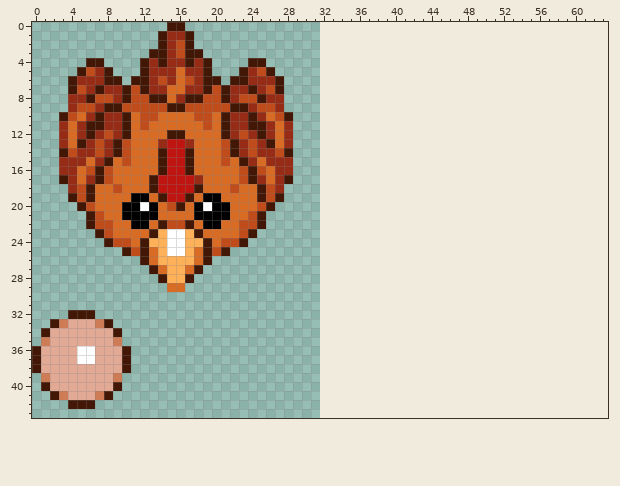
Pixel-art sprite, stored at website/game/minigames/eggs/pixelart.png. The picture above is the old version.
The file is 32x44 pixels. The old version is drawn lined up with the new one, on the new canvas.
After the commit:
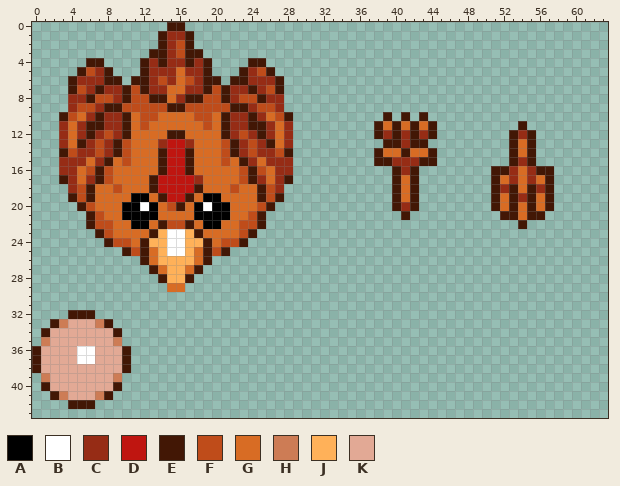
Palette (. is transparent): A #000000  B #ffffff  C #962c15  D #bf1510  E #421705  F #bf4c1a  G #d86c24  H #cd7c55  J #ffb159  K #e2a995
The edit:
canvas 32x44 -> 64x44
@@ x 36..59 @@
  9 ........................
-10 ........................
-11 ........................
-12 ........................
-13 ........................
-14 ........................
-15 ........................
-16 ........................
-17 ........................
-18 ........................
-19 ........................
-20 ........................
-21 ........................
-22 ........................
+10 ...E.E.E................
+11 ..EGEGEGE.........E.....
+12 ..ECECECE........ECE....
+13 ...EECEE.........EGE....
+14 ..EGGEGGE........EGE....
+15 ..EECCCEE........ECE....
+16 ....ECE........EECGCEE..
+17 ....EGE........EGCGCGE..
+18 ....EGE........ECEGECE..
+19 ....EGE........EGECEGE..
+20 ....ECE........EGEGEGE..
+21 .....E..........EEGEE...
+22 ..................E.....
 23 ........................
Where, in picture pixels (left, top, right, bottom), the same in both pictures:
added: (374, 112, 437, 220)
added: (491, 121, 554, 229)
